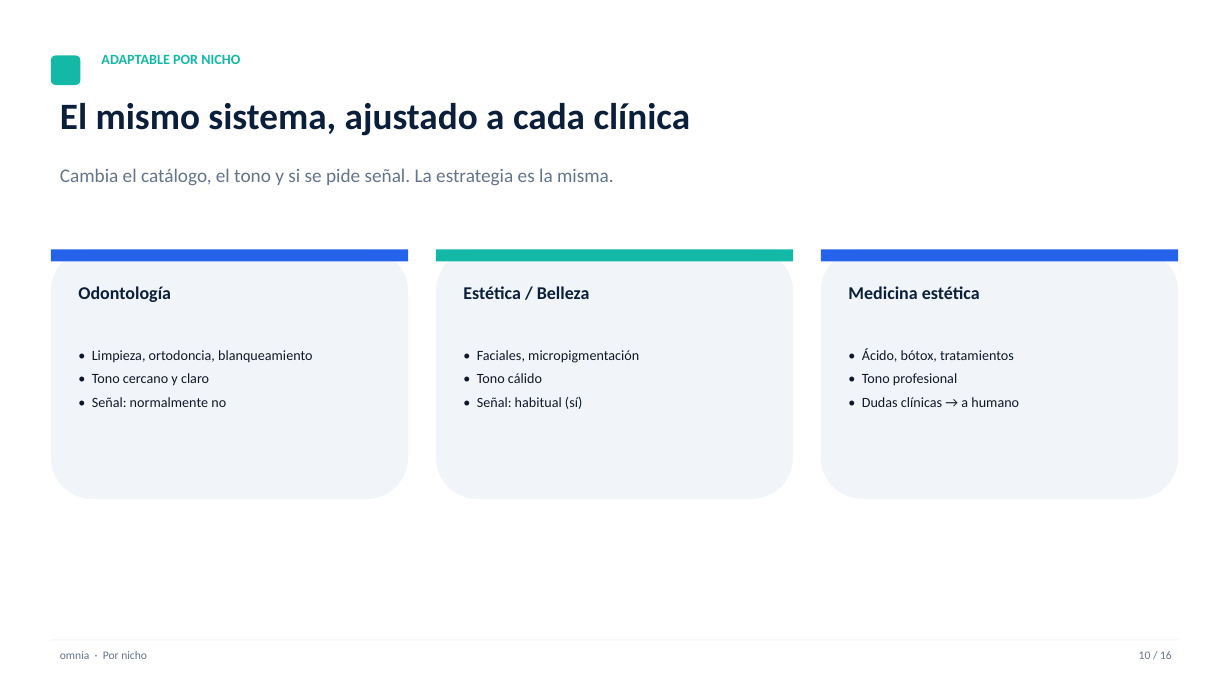
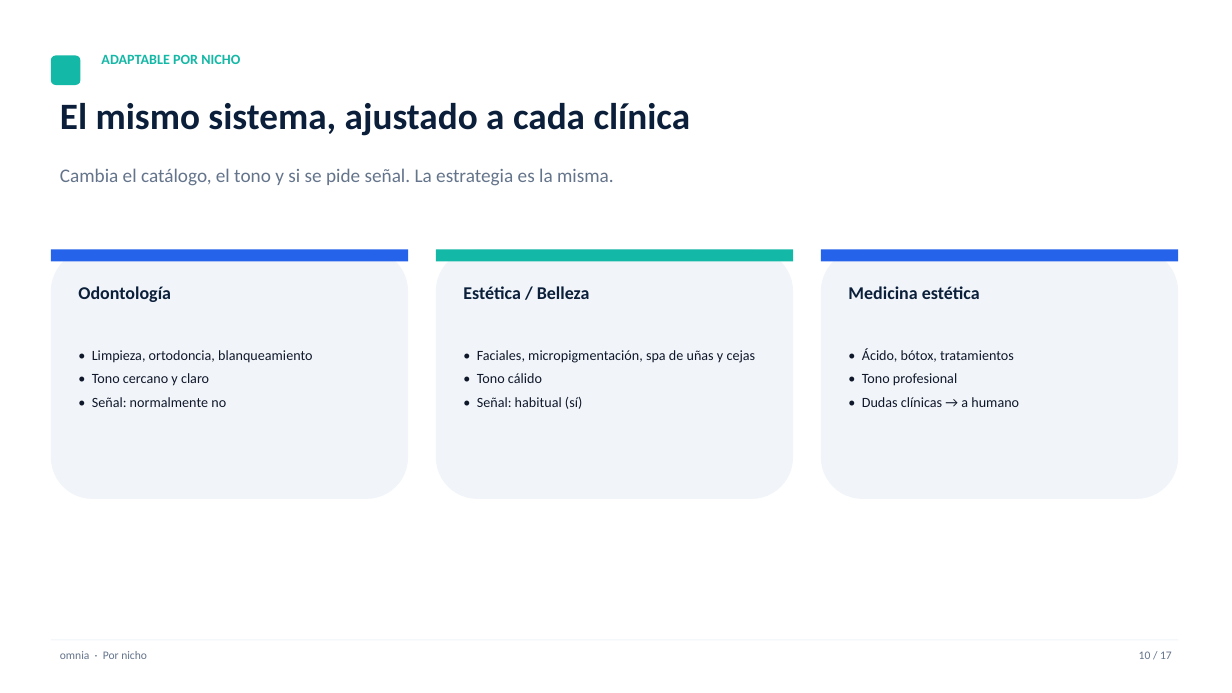
Before and after one commit to henrybuenano-ux/snapshot-generico, a slide deck: slide 10 of presentacion/omnia-sistema-clinicas.pptx. Drawn at 1232x693 pixels with LibreOffice and Linux fonts; fonts in the diff are those of the drawing. Boxes give left, top, right and bottom in pixels: in the first picture for what was removed or moved away, otherwise in the second. Text is boxed around its words. In the diff, an @@ line names an element or a change of style, - is before the commit and + after.

```diff
--- a/presentacion/omnia-sistema-clinicas.pptx
+++ b/presentacion/omnia-sistema-clinicas.pptx
@@ text at <box>477,350,756,363</box>: text changed @@
-• Faciales, micropigmentación
+• Faciales, micropigmentación, spa de uñas y cejas
@@ text at <box>1139,651,1172,659</box>: text changed @@
-10 / 16
+10 / 17
```
Also in this commit, not shown: 13 other slides changed, 1 slide added, 1 other file.
